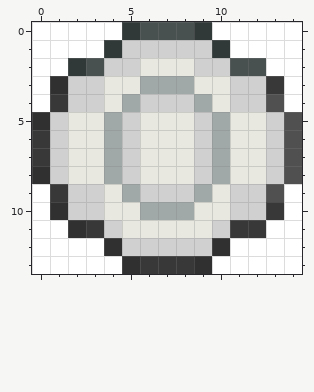
Pixel-art sprite: Tileset/Object/Plate.png. This is how it looked before the edit.
The file is 30x28 pixels, drawn in blocks of 2x2; one block is one cell here.
Now the later version:
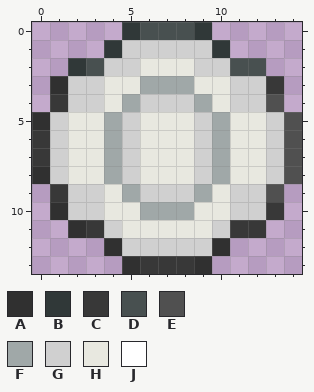
Palette (. is transparent): A #303030  B #303838  C #383838  D #485050  E #505050  F #a0a8a8  G #d0d0d0  H #e8e8e0  J #ffffff
From old to new:
Changed rows in their new state; - is an unchanged pixel.
first column x 0:
 0 .....-----.....
 1 ....-------....
 2 ..-----------..
 3 .-------------.
 4 .-------------.
first column x 0:
 9 .-------------.
10 .-------------.
11 ..-----------..
12 ....-------....
13 .....-----.....
